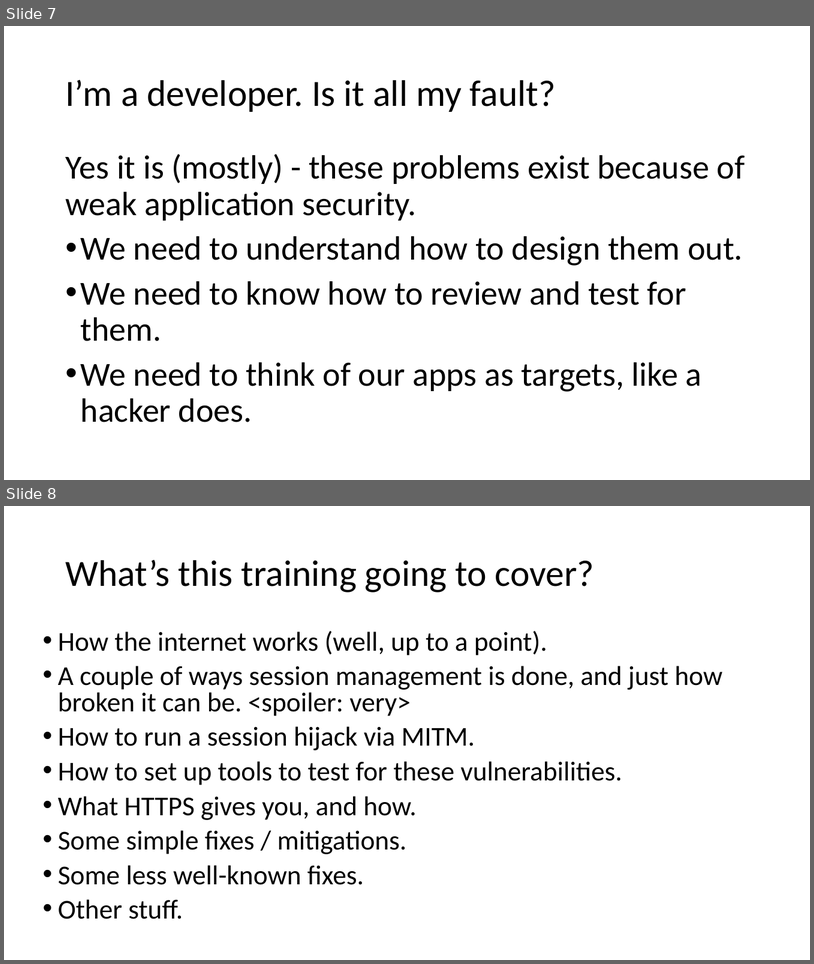
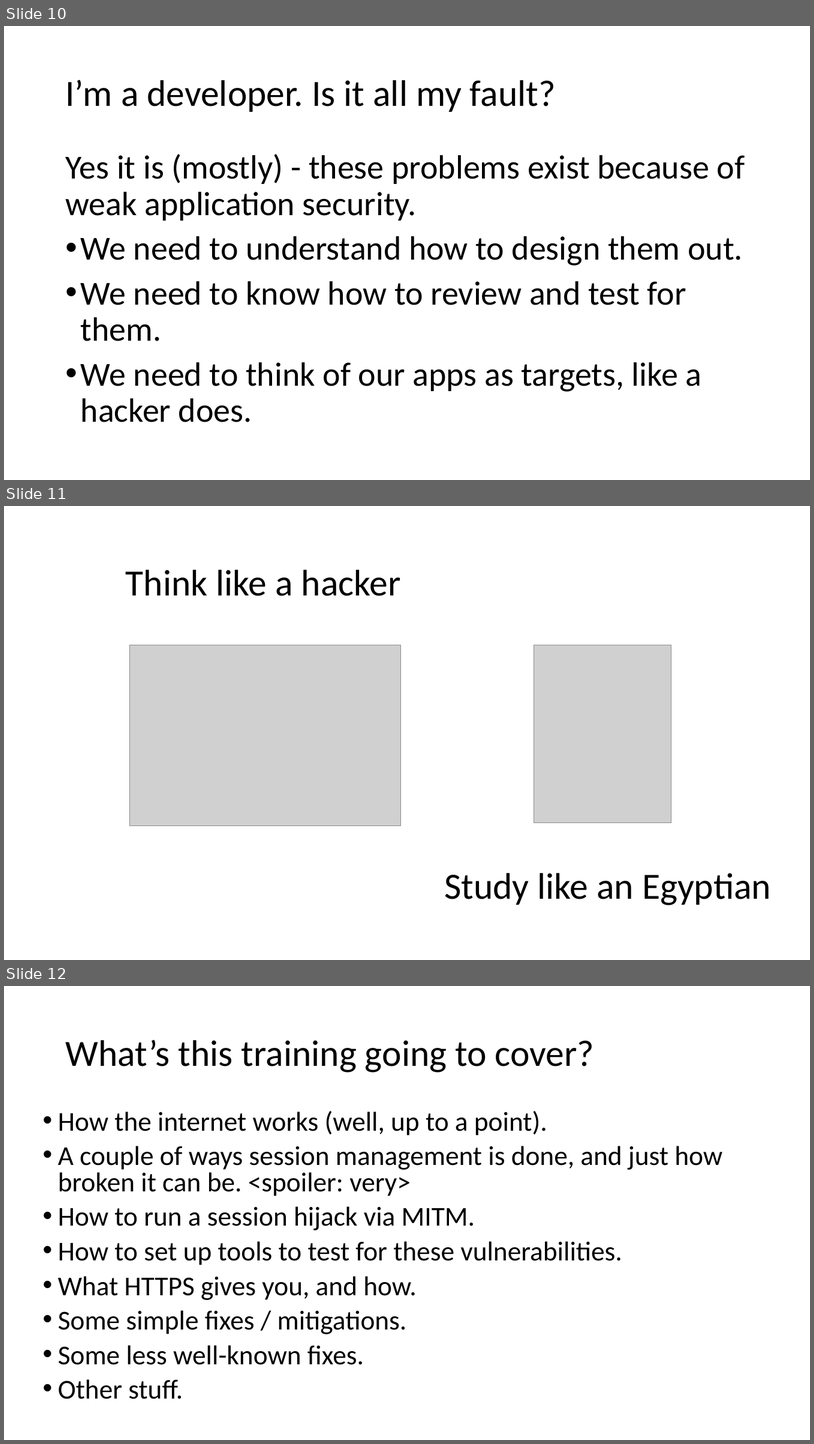
Before and after one commit to robinsillem/SecurityTraining, a slide deck: Attacks/Session hijacking via MITM.pptx. Shown one above the other, each under a label of ours: slides 7 and 8 before the commit, slides 10, 11 and 12 after it. The pictures are 814x964 and 814x1444 pixels, drawn with LibreOffice and Linux fonts; fonts in the diff are those of the drawing; grey boxes stand for pictures. Boxes give left, top, right and bottom in pixels: in the first picture for what was removed or moved away, otherwise in the second. Text is boxed around its words. In the diff, an @@ line names an element or a change of style, - is before the commit and + after.

```diff
--- a/Attacks/Session hijacking via MITM.pptx
+++ b/Attacks/Session hijacking via MITM.pptx
@@ slide 11 added at [4,506,810,960], background #FFFFFF @@
@@ text added at [126,570,401,596], 44 pt, text #000000 @@
+Think like a hacker
@@ picture added at [130,645,401,826] @@
@@ picture added at [534,645,671,823] @@
@@ text added at [444,873,771,905], 44 pt, text #000000 @@
+Study like an Egyptian
@@ what was slide 7 is now slide 10 @@
@@ what was slide 8 is now slide 12 @@
```
Also in this commit, not shown: 4 other slides added.
